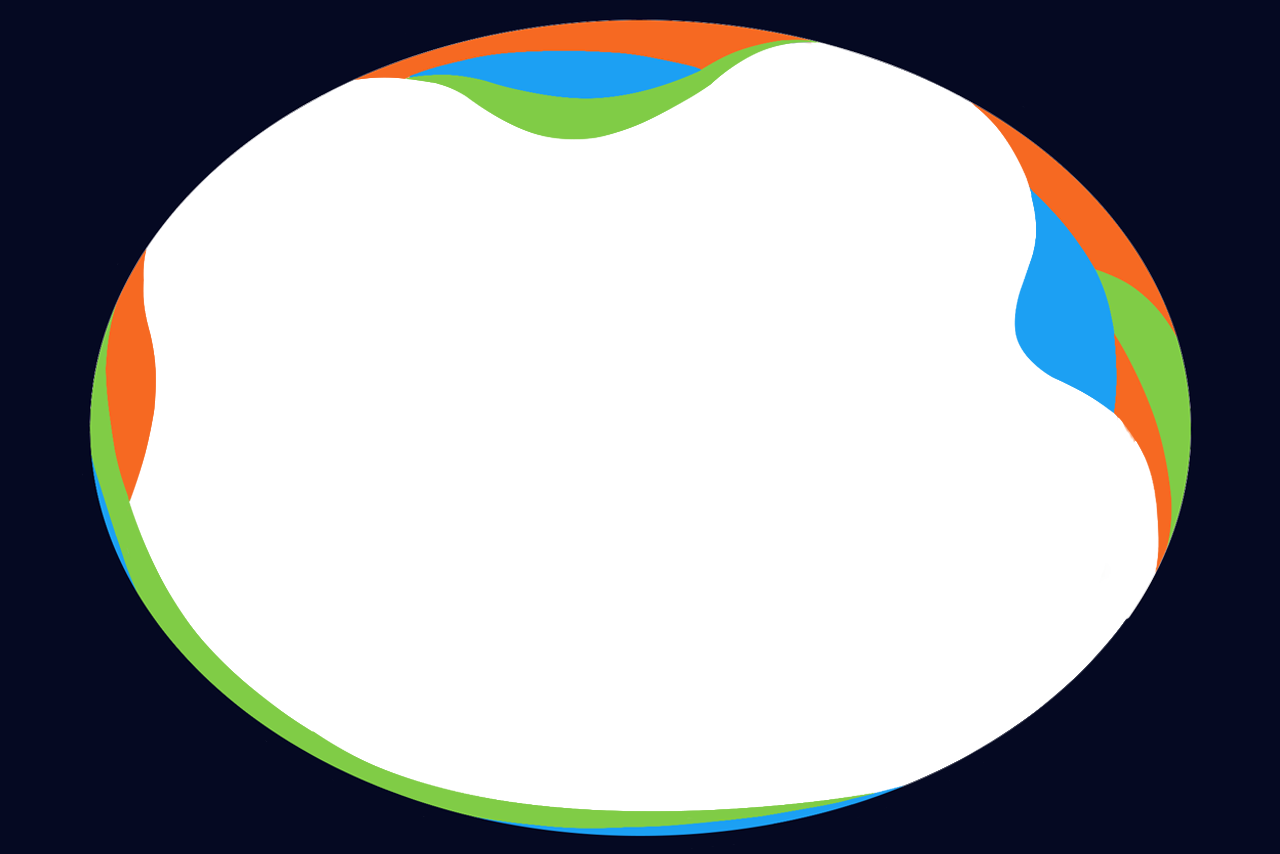
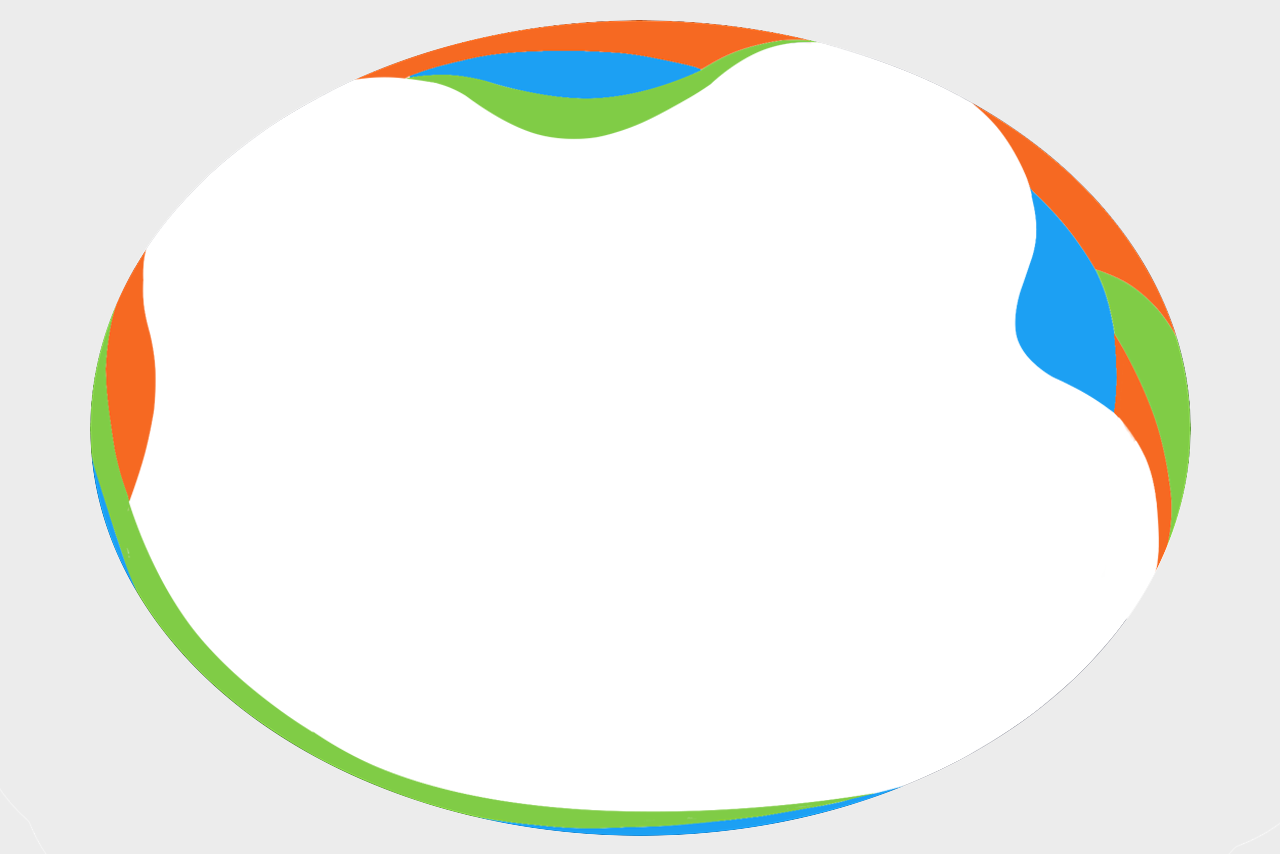
Comparing the layer stacks of the two 1280px x 854px images. Changes:
hid "Azul" over [0, 0, 1280, 854]
hid "Branco" over [0, 0, 1280, 854]
